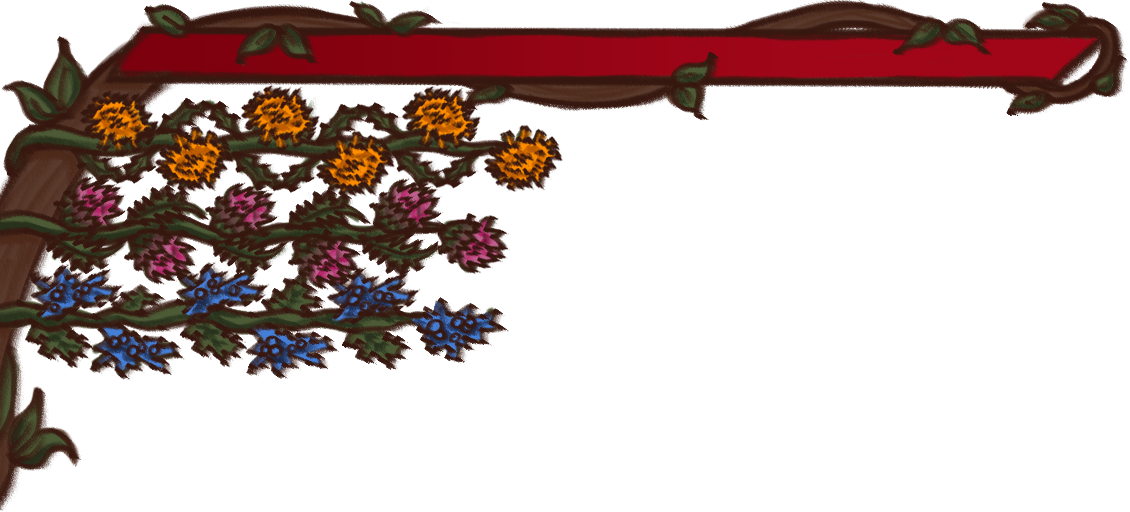
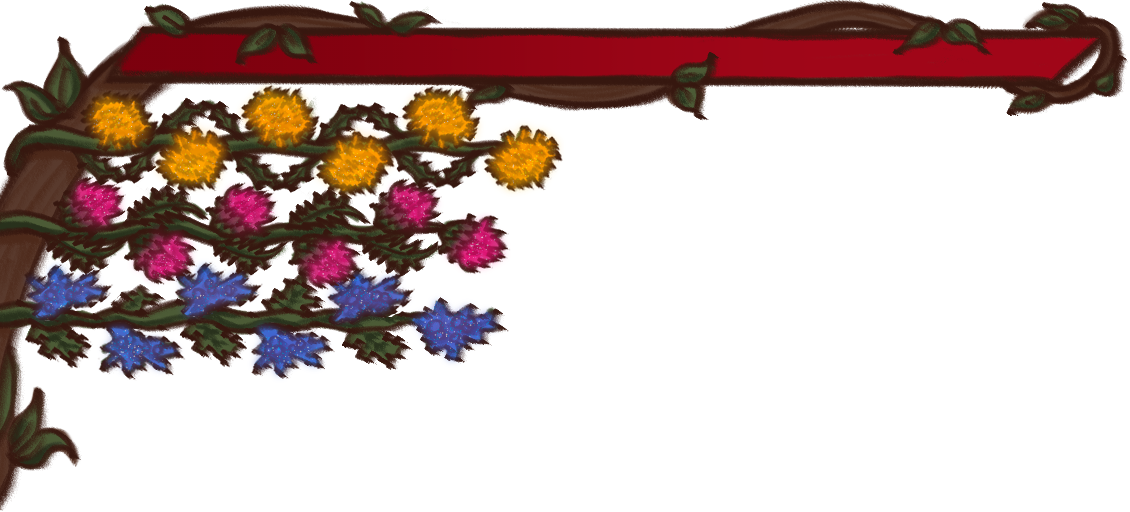
Revision of a layered 1130x512 image; what changed, layer by layer:
added layer "y_light" (70%) in group "yellow_flowers" over [77, 82, 564, 202]
added layer "p_light" (70%) in group "pink_flowers" over [60, 174, 511, 292]
added layer "b_light" (70%) in group "blue_flowers" over [22, 258, 505, 381]
painted on "b_line" over [23, 261, 422, 381]
painted on "b_flowers" over [26, 265, 414, 376]
painted on "b_podlozhka" over [26, 265, 414, 377]
